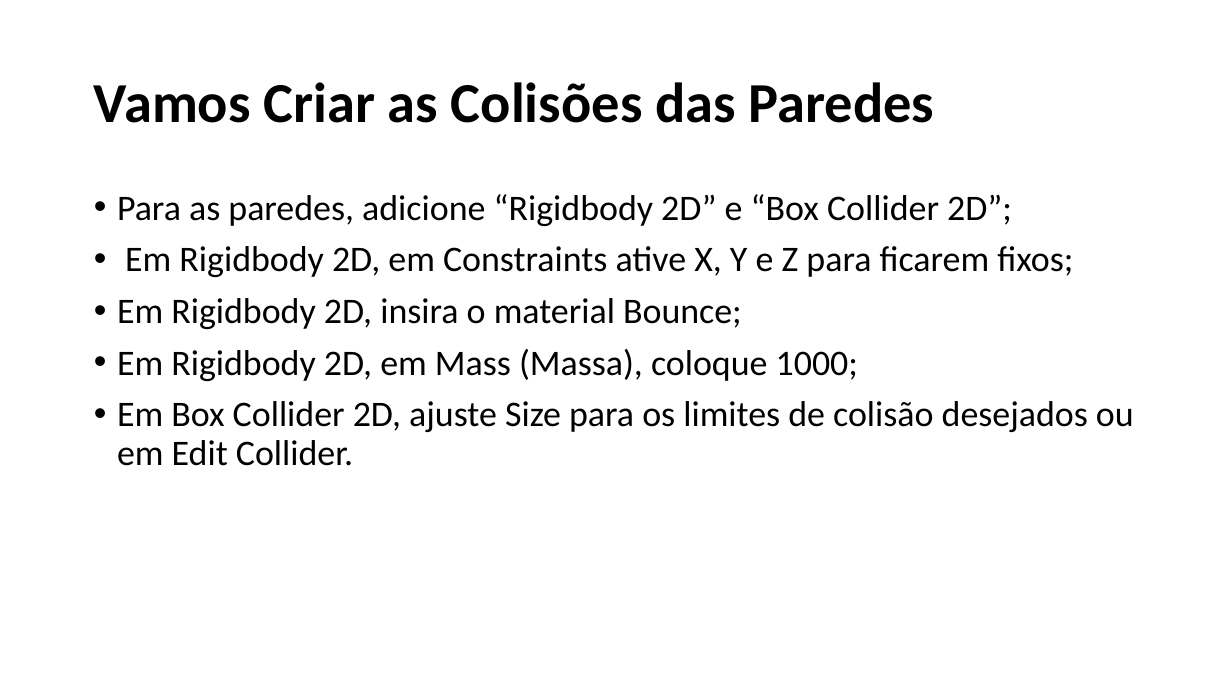
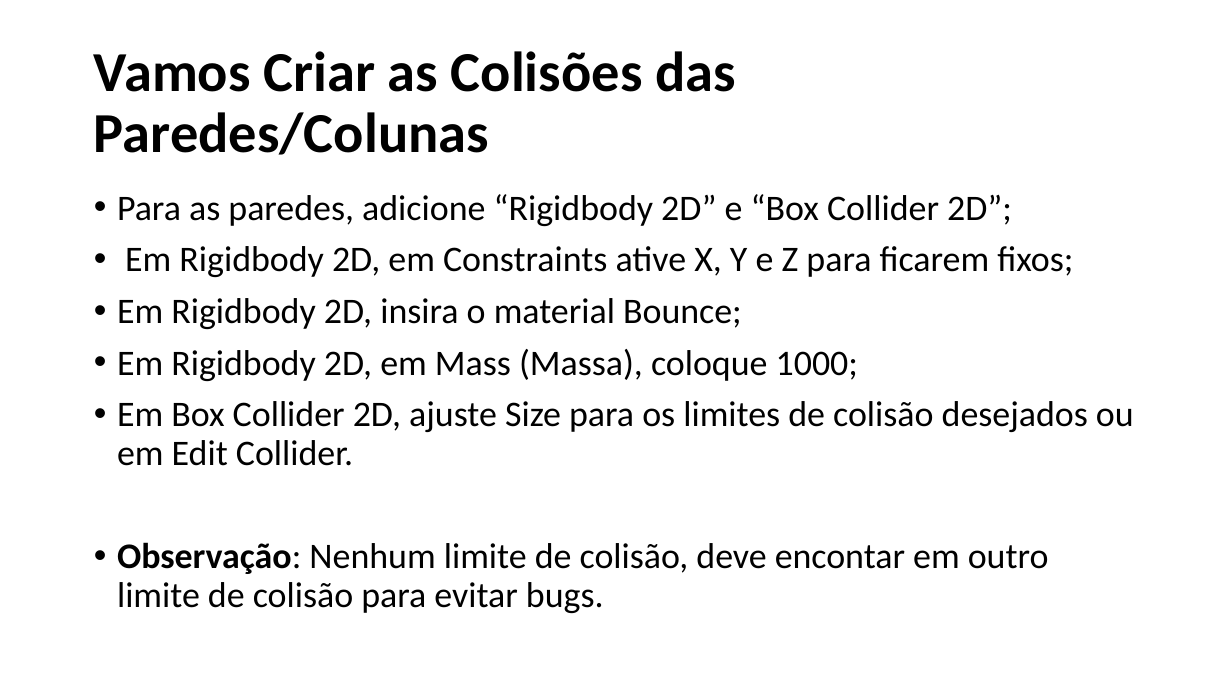
Before and after one commit to fmflavio/page, a slide deck: slide 10 of downloads/Arcanoid Generico.pptx (slide 9 before the commit). Drawn at 1232x693 pixels with LibreOffice and Linux fonts; fonts in the diff are those of the drawing. Boxes give left, top, right and bottom in pixels: in the first picture for what was removed or moved away, otherwise in the second. Text is boxed around its words. In the diff, an @@ line names an element or a change of style, - is before the commit and + after.

```diff
--- a/downloads/Arcanoid Generico.pptx
+++ b/downloads/Arcanoid Generico.pptx
@@ title at box(94, 51, 736, 155): text changed @@
-Vamos Criar as Colisões das Paredes
+Vamos Criar as Colisões das Paredes/Colunas
@@ text at box(117, 542, 1049, 613): paragraph added @@
+• Observação: Nenhum limite de colisão, deve encontar em outro limite de colisão para evitar bugs.
```
Also in this commit, not shown: 9 other slides changed, 1 slide added, 2 other files.
